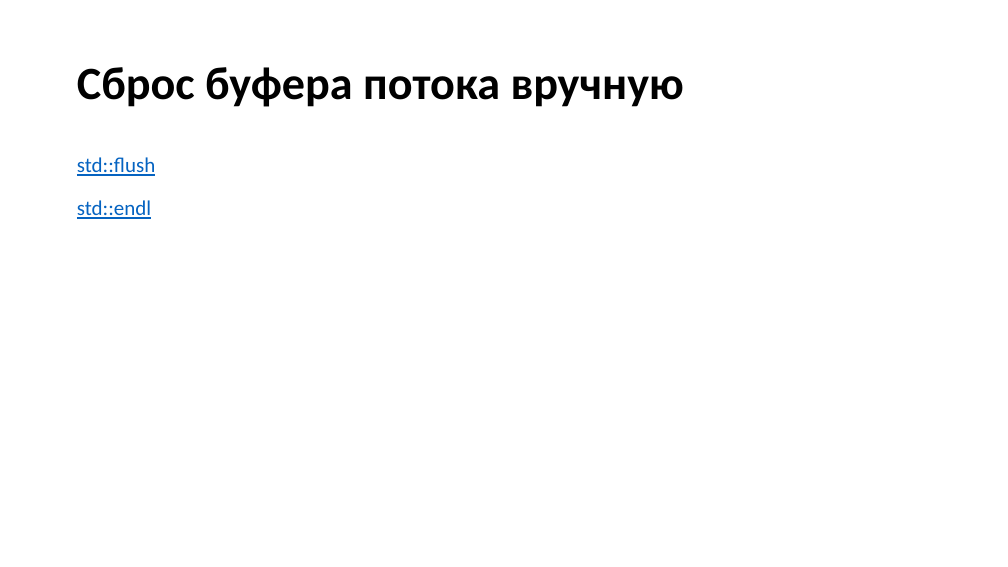
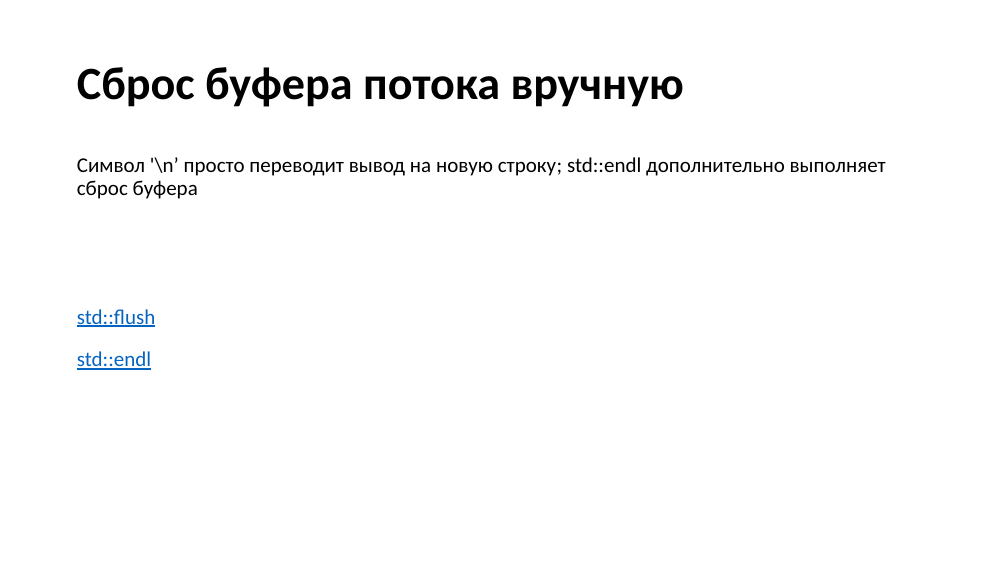
Before and after one commit to VladimirChabanov/alg_and_prog_2year, a slide deck: slide 22 of 01_lectures/lecture_01/presentation.pptx (slide 20 before the commit). Drawn at 1008x567 pixels with LibreOffice and Linux fonts; fonts in the diff are those of the drawing. Boxes give left, top, right and bottom in pixels: in the first picture for what was removed or moved away, otherwise in the second. Text is boxed around its words. In the diff, an @@ line names an element or a change of style, - is before the commit and + after.

```diff
--- a/01_lectures/lecture_01/presentation.pptx
+++ b/01_lectures/lecture_01/presentation.pptx
@@ text at (x1=77, y1=157, x2=886, y2=199): paragraph added @@
+Символ '\n’ просто переводит вывод на новую строку; std::endl дополнительно выполняет сброс буфера
```
Also in this commit, not shown: 5 other slides changed, 3 slides added.
